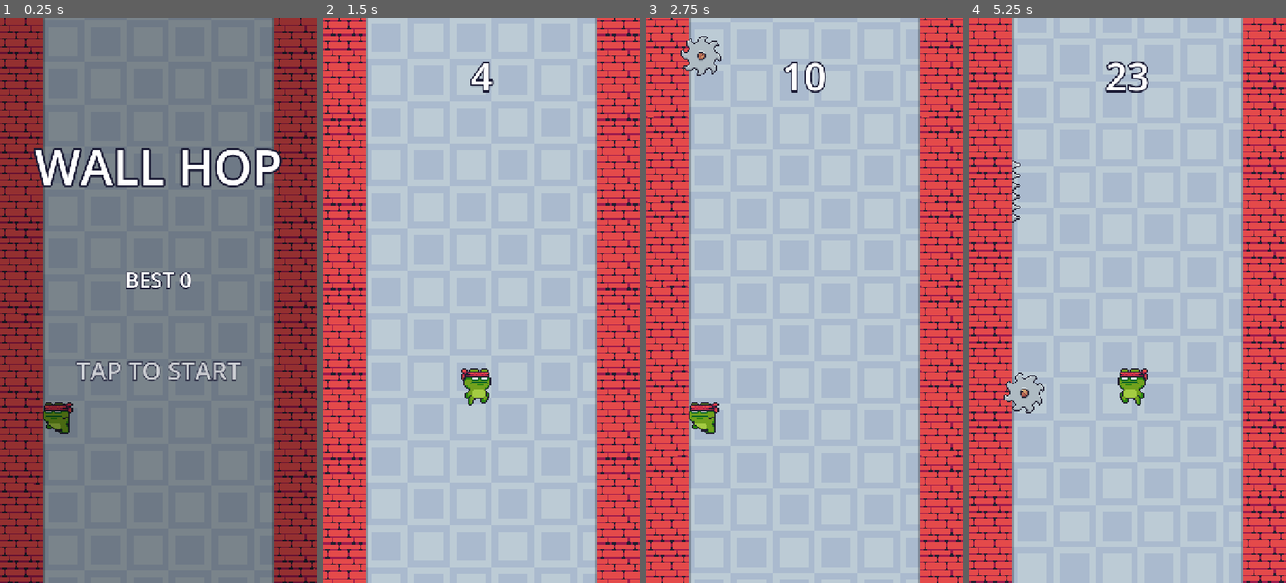
Above: before the commit, frames 1-4 (left to right).
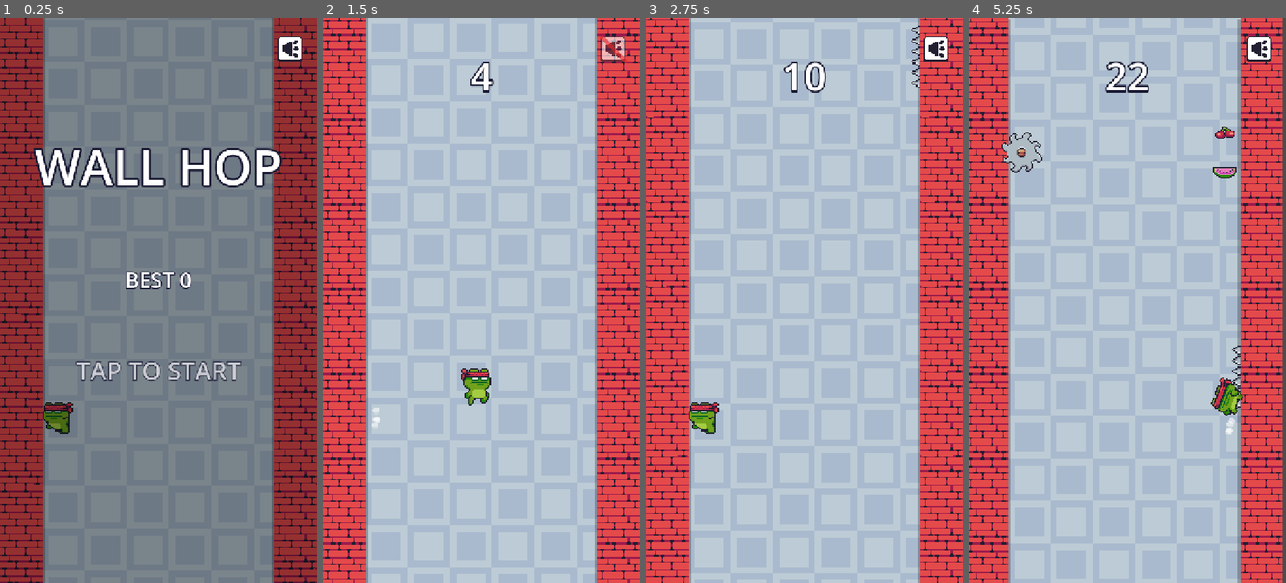
Above: after the commit, the same moments.

Repository: 1mlucas/WallHop
Game: Godot game, scene res://scenes/main.tscn
Same seed, same stepped clock (60 frames per second), same inputs: the game is played once before the commit and once after it.
Inputs (mouse positions are in pixels of both pictures, inside the frame that each line leads up to):
- Up to frame 1 (0.25 s): no input
- Up to frame 2 (1.5 s): tap Enter at 0.5, 0.8, 1.35 s; move the mouse to (551, 272) at 0.52 s; tap M at 0.6 s; click (551, 272) at 0.67 s; tap Space at 0.77, 1.07 s; move the mouse to (418, 328) at 1.27 s; click (418, 328) at 1.42 s
- Up to frame 3 (2.75 s): tap Space at 1.52, 1.55, 1.82, 2.1 s; move the mouse to (836, 176) at 2.02 s; click (836, 176) at 2.17 s; tap M at 2.3 s
- Up to frame 4 (5.25 s): move the mouse to (1111, 413) at 2.77 s; tap M at 2.85, 4.35 s; click (1111, 413) at 2.92 s; tap Space at 3.02, 3.32, 3.77, 3.8, 4.07, 4.52, 4.82 s; tap Enter at 3.05, 3.6, 5.1 s; move the mouse to (1222, 385) at 3.52 s; click (1222, 385) at 3.67 s; move the mouse to (1032, 215) at 4.27 s; click (1032, 215) at 4.42 s; move the mouse to (1143, 300) at 5.02 s; click (1143, 300) at 5.17 s

The runs differ from the first frame. In frame 1, 0.3% of the frame differs, in the area x 87-96%, y 3-8%; in frame 2, 0.4%; in frame 3, 0.7%; in frame 4, 18%, in the area x 0-100%, y 0-100%.

Commit message:
feat: five zones with sliding saws, fire jets and swinging balls
- zones.gd: zone table with looks and weighted spawn patterns
- hazard.gd: shared scrolling node with motion and capsule hit shape
- main.gd: zone banner and background crossfade, breather between zones,
  fruit combo (x1-x5), landing dust, mute button (saved)

Co-Authored-By: Claude Opus 5.5 <noreply@anthropic.com>

Diff:
--- /dev/null
+++ b/scripts/hazard.gd
@@ -0,0 +1,78 @@
+extends Node2D
+## One scrolling object in the world: a hazard or a fruit.
+## Hit shape: a vertical capsule around hit_center() with radius `r` and half height `half_len`.
+
+enum Motion { NONE, SLIDE, SWING, FIRE }
+
+const FIRE_PERIOD := 2.4
+const FIRE_WARN := 0.35 # flicker time before burning; longer than a hop (0.28 s)
+const FIRE_BURN := 0.85
+
+var kind := "" # saw, spike, fire, ball, fruit
+var r := 0.0
+var half_len := 0.0
+var motion: Motion = Motion.NONE
+var body: Node2D # the part that moves and gets hit
+var hit_offset := Vector2.ZERO
+var amp := 0.0 # SLIDE: pixels, SWING: radians
+var period := 1.0
+var phase := 0.0 # seconds added to the clock
+var length := 0.0 # SWING: chain length
+var chain: Array[Node2D] = []
+var flames: Array[AnimatedSprite2D] = []
+var burning := false
+var passed := false # fruit: already went below the player
+var clock := 0.0
+
+
+## Moves the object down by `dy` and advances its own animation.
+func tick(delta: float, dy: float) -> void:
+	position.y += dy
+	clock += delta
+	var c := clock + phase
+	match motion:
+		Motion.SLIDE:
+			body.position.y = sin(TAU * c / period) * amp
+		Motion.SWING:
+			var a := sin(TAU * c / period) * amp
+			var dir := Vector2(sin(a), cos(a))
+			body.position = dir * length
+			for i in chain.size():
+				chain[i].position = dir * length * float(i + 1) / float(chain.size() + 1)
+		Motion.FIRE:
+			_update_fire(fposmod(c, FIRE_PERIOD))
+
+
+func _update_fire(t: float) -> void:
+	var anim := &"off"
+	if t < FIRE_WARN:
+		anim = &"warn"
+	elif t < FIRE_WARN + FIRE_BURN:
+		anim = &"on"
+	burning = anim == &"on"
+	for f in flames:
+		if f.animation != anim:
+			f.play(anim)
+
+
+func hit_center() -> Vector2:
+	var p := position + hit_offset
+	if body:
+		p += body.position
+	return p
+
+
+func is_deadly() -> bool:
+	if kind == "fruit":
+		return false
+	if motion == Motion.FIRE:
+		return burning
+	return true
+
+
+func touches(p: Vector2, pr: float) -> bool:
+	var c := hit_center()
+	var dx := p.x - c.x
+	var dy := maxf(0.0, absf(p.y - c.y) - half_len)
+	var rr := r + pr
+	return dx * dx + dy * dy < rr * rr
--- a/scripts/main.gd
+++ b/scripts/main.gd
@@ -1,8 +1,10 @@
 extends Node2D
-## Wall Hop - v0.1
-## Tap to hop to the opposite wall. Dodge saws and spikes, grab fruit.
+## Wall Hop - v0.2
+## Tap to hop to the opposite wall. Dodge hazards, grab fruit, travel through zones.
 
 const Art := preload("res://scripts/art.gd")
+const Zones := preload("res://scripts/zones.gd")
+const Hazard := preload("res://scripts/hazard.gd")
 
 enum Mode { TITLE, PLAY, DEAD }
 
@@ -20,10 +22,16 @@
 const FLY_TIME := 0.28
 const ARC := 70.0
 const PLAYER_R := 24.0
+const BASE_SPEED := 280.0
+const MAX_EXTRA_SPEED := 260.0
+const BREATHER := 450.0 # empty space after a zone change
+const FRUIT_POINTS := 5
+const MAX_COMBO := 5
 const SAVE_PATH := "user://wallhop.cfg"
 
 const FRUITS := ["apple", "bananas", "cherries", "kiwi", "melon", "orange", "pineapple", "strawberry"]
 const SFX_NAMES := ["jump", "wall_jump", "fruit", "hit", "click", "highscore"]
+const MUTE_RECT := Rect2(W - 100.0, 30.0, 80.0, 80.0)
 
 var mode: Mode = Mode.TITLE
 var flying := false
@@ -38,31 +46,52 @@
 var scroll := 0.0
 var bg_scroll := 0.0
 var since_row := 0.0
-var fruit_count := 0
+var zone := 0
+var combo := 0
+var fruit_points := 0
 var score := 0
 var best := 0
+var best_zone := 0
+var muted := false
 var shake := 0.0
 var dead_vel := 0.0
 var tap_lock_until := 0
+## Test hook: when true, hits are counted instead of killing the player.
+var god_mode := false
+var god_hits := 0
 
 var bg: TextureRect
+var bg_next: TextureRect
 var wall_l: TextureRect
 var wall_r: TextureRect
 var world: Node2D
+var fx: Node2D
 var player: AnimatedSprite2D
 
 var saw_frames: SpriteFrames
 var collected_frames: SpriteFrames
+var fire_frames: SpriteFrames
 var fruit_frames := {}
 var spike_tex: Texture2D
+var saw_chain_tex: Texture2D
+var ball_tex: Texture2D
+var ball_chain_tex: Texture2D
+var dust_tex: Texture2D
+var bg_textures := {}
 
 var dim: ColorRect
 var score_label: Label
+var combo_label: Label
 var title_label: Label
 var tap_label: Label
 var best_label: Label
 var over_label: Label
 var result_label: Label
+var zone_label: Label
+var banner_small: Label
+var banner_big: Label
+var mute_btn: TextureRect
+var mute_slash: ColorRect
 
 var sfx := {}
 var music: AudioStreamPlayer
@@ -77,9 +106,12 @@
 	_build_background()
 	world = Node2D.new()
 	add_child(world)
+	fx = Node2D.new()
+	add_child(fx)
 	_build_player()
 	_build_ui()
 	_build_audio()
+	_apply_mute()
 	_show_title()
 
 
@@ -88,9 +120,20 @@
 func _build_art() -> void:
 	saw_frames = Art.build({"spin": {"path": "res://assets/art/saw.png", "w": 38, "h": 38, "fps": 20.0}})
 	collected_frames = Art.build({"pop": {"path": "res://assets/art/collected.png", "w": 32, "h": 32, "fps": 20.0, "loop": false}})
+	fire_frames = Art.build({
+		"off": {"path": "res://assets/art/fire_off.png", "w": 16, "h": 32, "fps": 1.0},
+		"warn": {"path": "res://assets/art/fire_warn.png", "w": 16, "h": 32, "fps": 16.0},
+		"on": {"path": "res://assets/art/fire_on.png", "w": 16, "h": 32, "fps": 14.0},
+	})
 	for f: String in FRUITS:
 		fruit_frames[f] = Art.build({"spin": {"path": "res://assets/art/fruit_%s.png" % f, "w": 32, "h": 32, "fps": 20.0}})
 	spike_tex = load("res://assets/art/spikes.png")
+	saw_chain_tex = load("res://assets/art/saw_chain.png")
+	ball_tex = load("res://assets/art/spiked_ball.png")
+	ball_chain_tex = load("res://assets/art/ball_chain.png")
+	dust_tex = load("res://assets/art/dust.png")
+	for z: Dictionary in Zones.LIST:
+		bg_textures[z["bg"]] = load(z["bg"])
 
 
 func _tiled(path: String, size_px: Vector2) -> TextureRect:
@@ -107,6 +150,9 @@
 func _build_background() -> void:
 	bg = _tiled("res://assets/art/bg_blue.png", Vector2(W, H + 64.0 * S))
 	add_child(bg)
+	bg_next = _tiled("res://assets/art/bg_blue.png", Vector2(W, H + 64.0 * S))
+	bg_next.modulate.a = 0.0
+	add_child(bg_next)
 	wall_l = _tiled("res://assets/art/brick.png", Vector2(WALL_W, H + TILE * 2.0))
 	wall_r = _tiled("res://assets/art/brick.png", Vector2(WALL_W, H + TILE * 2.0))
 	wall_r.position.x = W - WALL_W
@@ -158,11 +204,34 @@
 	dim.mouse_filter = Control.MOUSE_FILTER_IGNORE
 	layer.add_child(dim)
 	score_label = _make_label(layer, "0", 88, 70.0)
+	combo_label = _make_label(layer, "", 40, 185.0)
+	combo_label.add_theme_color_override("font_color", Color(1, 0.85, 0.3))
 	title_label = _make_label(layer, "WALL HOP", 110, 260.0)
 	tap_label = _make_label(layer, "TAP TO START", 56, 760.0)
 	best_label = _make_label(layer, "BEST 0", 48, 560.0)
+	zone_label = _make_label(layer, "", 36, 630.0)
 	over_label = _make_label(layer, "GAME OVER", 96, 330.0)
 	result_label = _make_label(layer, "SCORE 0", 64, 470.0)
+	banner_small = _make_label(layer, "", 40, 330.0)
+	banner_big = _make_label(layer, "", 84, 380.0)
+	banner_small.modulate.a = 0.0
+	banner_big.modulate.a = 0.0
+
+	mute_btn = TextureRect.new()
+	mute_btn.texture = load("res://assets/art/btn_volume.png")
+	mute_btn.scale = Vector2(S, S)
+	mute_btn.position = MUTE_RECT.position + Vector2(8, 8)
+	mute_btn.mouse_filter = Control.MOUSE_FILTER_IGNORE
+	layer.add_child(mute_btn)
+	mute_slash = ColorRect.new()
+	mute_slash.color = Color(0.9, 0.15, 0.15)
+	mute_slash.size = Vector2(28, 3)
+	mute_slash.pivot_offset = Vector2(14, 1.5)
+	mute_slash.position = Vector2(-3.5, 9.5)
+	mute_slash.rotation_degrees = 45.0
+	mute_slash.mouse_filter = Control.MOUSE_FILTER_IGNORE
+	mute_btn.add_child(mute_slash)
+
 	var blink := create_tween().set_loops()
 	blink.tween_property(tap_label, "modulate:a", 0.25, 0.6)
 	blink.tween_property(tap_label, "modulate:a", 1.0, 0.6)
@@ -197,26 +266,52 @@
 		music.play()
 
 
+func _apply_mute() -> void:
+	AudioServer.set_bus_mute(AudioServer.get_bus_index("Master"), muted)
+	mute_slash.visible = muted
+	mute_btn.modulate.a = 0.6 if muted else 1.0
+
+
+func _toggle_mute() -> void:
+	muted = not muted
+	_apply_mute()
+	_save()
+	if not muted:
+		_sfx("click")
+
+
 # ---------------------------------------------------------------- save
 
 func _load_save() -> void:
 	var cfg := ConfigFile.new()
 	if cfg.load(SAVE_PATH) == OK:
 		best = int(cfg.get_value("game", "best", 0))
+		best_zone = int(cfg.get_value("game", "best_zone", 0))
+		muted = bool(cfg.get_value("settings", "muted", false))
 
 
 func _save() -> void:
+	if god_mode:
+		return
 	var cfg := ConfigFile.new()
 	cfg.set_value("game", "best", best)
+	cfg.set_value("game", "best_zone", best_zone)
+	cfg.set_value("settings", "muted", muted)
 	cfg.save(SAVE_PATH)
 
 
 # ---------------------------------------------------------------- flow
+
+func _zone_title(z: int) -> String:
+	return "ZONE %d - %s" % [z + 1, Zones.LIST[z]["name"]]
+
 
 func _show_title() -> void:
 	mode = Mode.TITLE
 	_reset_player()
+	_enter_zone(0, true)
 	score_label.visible = false
+	combo_label.visible = false
 	dim.visible = true
 	title_label.visible = true
 	tap_label.text = "TAP TO START"
@@ -224,6 +319,8 @@
 	best_label.text = "BEST %d" % best
 	best_label.position.y = 560.0
 	best_label.visible = true
+	zone_label.text = "FURTHEST: %s" % _zone_title(best_zone) if best > 0 else ""
+	zone_label.visible = true
 	over_label.visible = false
 	result_label.visible = false
 	_play_music(music_title)
@@ -233,20 +330,26 @@
 	_sfx("click")
 	for c in world.get_children():
 		c.queue_free()
+	for c in fx.get_children():
+		c.queue_free()
 	distance = 0.0
 	since_row = 0.0
-	fruit_count = 0
+	combo = 0
+	fruit_points = 0
 	score = 0
-	speed = 280.0
+	speed = BASE_SPEED
 	buffered = false
 	_reset_player()
+	_enter_zone(0, true)
 	mode = Mode.PLAY
 	score_label.text = "0"
 	score_label.visible = true
+	combo_label.visible = false
 	dim.visible = false
 	title_label.visible = false
 	tap_label.visible = false
 	best_label.visible = false
+	zone_label.visible = false
 	over_label.visible = false
 	result_label.visible = false
 	_play_music(music_level)
@@ -261,7 +364,52 @@
 	player.play("wall")
 
 
+## Switches the look and hazard mix. `instant` skips the banner and breather.
+func _enter_zone(z: int, instant: bool) -> void:
+	zone = z
+	var data: Dictionary = Zones.LIST[z]
+	var tex: Texture2D = bg_textures[data["bg"]]
+	var bg_tint: Color = data["bg_tint"]
+	var wall_tint: Color = data["wall_tint"]
+	if instant:
+		bg.texture = tex
+		bg.modulate = bg_tint
+		bg_next.modulate.a = 0.0
+		wall_l.modulate = wall_tint
+		wall_r.modulate = wall_tint
+		return
+	since_row = -BREATHER
+	bg_next.texture = tex
+	bg_next.modulate = Color(bg_tint, 0.0)
+	var tw := create_tween().set_parallel()
+	tw.tween_property(bg_next, "modulate:a", 1.0, 0.8)
+	tw.tween_property(wall_l, "modulate", wall_tint, 0.8)
+	tw.tween_property(wall_r, "modulate", wall_tint, 0.8)
+	tw.chain().tween_callback(_finish_bg_swap.bind(tex, bg_tint))
+	_show_banner("ZONE %d" % (z + 1), data["name"])
+	_sfx("highscore")
+
+
+func _finish_bg_swap(tex: Texture2D, tint: Color) -> void:
+	bg.texture = tex
+	bg.modulate = tint
+	bg_next.modulate.a = 0.0
+
+
+func _show_banner(small: String, big: String) -> void:
+	banner_small.text = small
+	banner_big.text = big
+	for l: Label in [banner_small, banner_big]:
+		var tw := create_tween()
+		tw.tween_property(l, "modulate:a", 1.0, 0.25)
+		tw.tween_interval(1.3)
+		tw.tween_property(l, "modulate:a", 0.0, 0.4)
+
+
 func _die() -> void:
+	if god_mode:
+		god_hits += 1
+		return
 	mode = Mode.DEAD
 	flying = false
 	player.play("hit")
@@ -273,7 +421,8 @@
 	var is_best := score > best
 	if is_best:
 		best = score
-		_save()
+	best_zone = maxi(best_zone, zone)
+	_save()
 	get_tree().create_timer(0.7).timeout.connect(_show_game_over.bind(is_best))
 
 
@@ -281,12 +430,15 @@
 	if mode != Mode.DEAD:
 		return
 	dim.visible = true
+	combo_label.visible = false
 	over_label.visible = true
 	result_label.text = "SCORE %d" % score
 	result_label.visible = true
 	best_label.text = "NEW BEST!" if is_best else "BEST %d" % best
 	best_label.position.y = 580.0
 	best_label.visible = true
+	zone_label.text = "REACHED %s" % _zone_title(zone)
+	zone_label.visible = true
 	tap_label.text = "TAP TO RETRY"
 	tap_label.position.y = 780.0
 	tap_label.visible = true
@@ -300,10 +452,19 @@
 	var pressed := false
 	if event is InputEventMouseButton:
 		var mb := event as InputEventMouseButton
-		pressed = mb.pressed and mb.button_index == MOUSE_BUTTON_LEFT
+		if mb.pressed and mb.button_index == MOUSE_BUTTON_LEFT:
+			if MUTE_RECT.has_point(mb.position):
+				_toggle_mute()
+				get_viewport().set_input_as_handled()
+				return
+			pressed = true
 	elif event is InputEventKey:
 		var k := event as InputEventKey
-		pressed = k.pressed and not k.echo and (k.keycode == KEY_SPACE or k.keycode == KEY_ENTER)
+		if k.pressed and not k.echo:
+			if k.keycode == KEY_M:
+				_toggle_mute()
+				return
+			pressed = k.keycode == KEY_SPACE or k.keycode == KEY_ENTER
 	if pressed:
 		_on_tap()
 
@@ -343,6 +504,7 @@
 	player.flip_h = not on_left
 	player.play("wall")
 	_sfx("wall_jump")
+	_spawn_dust()
 	if buffered:
 		buffered = false
 		_begin_jump()
@@ -373,17 +535,28 @@
 
 
 func _apply_scroll() -> void:
-	bg.position.y = -64.0 * S + fmod(bg_scroll, 64.0 * S)
+	var y := -64.0 * S + fmod(bg_scroll, 64.0 * S)
+	bg.position.y = y
+	bg_next.position.y = y
 	wall_l.position.y = -TILE + fmod(scroll, TILE)
 	wall_r.position.y = wall_l.position.y
 
 
+func meters() -> float:
+	return distance / Zones.METERS_PX
+
+
 func _update_play(delta: float) -> void:
-	speed = 280.0 + minf(distance * 0.025, 260.0)
-	distance += speed * delta
+	speed = BASE_SPEED + minf(distance * 0.025, MAX_EXTRA_SPEED)
+	var dy := speed * delta
+	distance += dy
 	_scroll(speed, delta)
-	score = int(distance / 60.0) + fruit_count * 5
+	score = int(meters()) + fruit_points
 	score_label.text = str(score)
+
+	var z := Zones.index_at(meters())
+	if z != zone:
+		_enter_zone(z, false)
 
 	if flying:
 		fly_t += delta / FLY_TIME
@@ -395,28 +568,32 @@
 		if fly_t >= 1.0:
 			_land()
 
-	since_row += speed * delta
+	since_row += dy
 	var gap := lerpf(460.0, 340.0, clampf(distance / 20000.0, 0.0, 1.0))
 	if since_row >= gap:
-		since_row = 0.0
-		_spawn_row()
-
-	for o in world.get_children():
-		var n := o as Node2D
-		n.position.y += speed * delta
-		if n.position.y > H + 150.0:
-			n.queue_free()
+		since_row = -_spawn_pattern(Zones.pick_pattern(zone), -100.0)
+
+	for c in fx.get_children():
+		(c as Node2D).position.y += dy
+
+	for c in world.get_children():
+		var h := c as Hazard
+		if h.is_queued_for_deletion():
 			continue
-		var kind: String = n.get_meta("kind")
-		if kind == "fx":
+		h.tick(delta, dy)
+		if h.position.y > H + 400.0:
+			h.queue_free()
 			continue
-		var r: float = n.get_meta("r")
-		if player.position.distance_to(n.position) < r + PLAYER_R:
-			if kind == "fruit":
-				_collect(n)
-			else:
+		if h.kind == "fruit" and not h.passed and h.position.y > PLAYER_Y + 120.0:
+			h.passed = true
+			_break_combo()
+		if h.touches(player.position, PLAYER_R):
+			if h.kind == "fruit":
+				_collect(h)
+			elif h.is_deadly():
 				_die()
-				return
+				if mode != Mode.PLAY:
+					return
 
 
 func _update_dead(delta: float) -> void:
@@ -425,69 +602,225 @@
 	player.rotation += (9.0 if on_left else -9.0) * delta
 
 
+## For tests: which walls would kill a player holding them right now.
+func deadly_walls() -> Array[bool]:
+	var left := false
+	var right := false
+	for c in world.get_children():
+		var h := c as Hazard
+		if h.is_queued_for_deletion() or not h.is_deadly():
+			continue
+		left = left or h.touches(Vector2(CLING_L, PLAYER_Y), PLAYER_R)
+		right = right or h.touches(Vector2(CLING_R, PLAYER_Y), PLAYER_R)
+	return [left, right]
+
+
 # ---------------------------------------------------------------- spawning
 
-func _spawn_row() -> void:
+## Spawns one pattern with its lowest point at `y`. Returns the extra height it
+## uses above `y`, so the next row keeps a full gap after it.
+func _spawn_pattern(pattern: String, y: float) -> float:
 	var left := randf() < 0.5
-	var roll := randf()
-	var y := -100.0
-	if roll < 0.35:
-		_spawn_saw(left, y)
-	elif roll < 0.70:
-		_spawn_spikes(left, y)
-	else:
-		_spawn_fruit(left, y)
-		_spawn_fruit(left, y - 90.0)
-		if randf() < 0.5:
-			_spawn_saw(not left, y - 45.0)
-
-
-func _spawn_saw(left: bool, y: float) -> void:
+	match pattern:
+		"saw":
+			_spawn_saw(left, y)
+		"spikes":
+			_spawn_spikes(left, y)
+		"fruit":
+			_spawn_fruit(Vector2(_cling_x(left), y))
+			_spawn_fruit(Vector2(_cling_x(left), y - 90.0))
+			if randf() < 0.5:
+				_spawn_saw(not left, y - 45.0)
+			return 90.0
+		"saw_slide":
+			var amp := 100.0
+			_spawn_saw(left, y - amp, amp)
+			return amp * 2.0
+		"zigzag":
+			_spawn_saw(left, y)
+			_spawn_saw(not left, y - 300.0)
+			return 300.0
+		"fire":
+			_spawn_fire(left, y, randf() * Hazard.FIRE_PERIOD)
+			_spawn_fruit(Vector2(_cling_x(left), y))
+		"fire_dual":
+			var ph := randf() * Hazard.FIRE_PERIOD
+			_spawn_fire(true, y, ph)
+			_spawn_fire(false, y, ph + Hazard.FIRE_PERIOD * 0.5)
+		"ball":
+			_spawn_ball(y - 230.0)
+			return 230.0
+		"sky_fruit":
+			for i in 3:
+				_spawn_fruit(Vector2(W * 0.5 + (i - 1) * 90.0, y - absf(i - 1) * 30.0))
+			return 30.0
+		_:
+			push_error("Unknown pattern: %s" % pattern)
+	return 0.0
+
+
+func _cling_x(left: bool) -> float:
+	return CLING_L if left else CLING_R
+
+
+func _make_hazard(kind: String, pos: Vector2, r: float) -> Hazard:
+	var h := Hazard.new()
+	h.kind = kind
+	h.position = pos
+	h.r = r
+	world.add_child(h)
+	return h
+
+
+func _spawn_saw(left: bool, y: float, slide_amp: float = 0.0) -> void:
+	var x := (WALL_W + 30.0) if left else (W - WALL_W - 30.0)
+	var h := _make_hazard("saw", Vector2(x, y), 34.0)
+	if slide_amp > 0.0:
+		h.motion = Hazard.Motion.SLIDE
+		h.amp = slide_amp
+		h.period = randf_range(1.4, 1.9)
+		h.phase = randf() * h.period
+		var step := 24.0
+		var n := int(slide_amp * 2.0 / step)
+		for i in n + 1:
+			var dot := Sprite2D.new()
+			dot.texture = saw_chain_tex
+			dot.scale = Vector2(S, S)
+			dot.position = Vector2(0, -slide_amp + i * step)
+			h.add_child(dot)
 	var s := AnimatedSprite2D.new()
 	s.sprite_frames = saw_frames
 	s.scale = Vector2(2.4, 2.4)
-	var x := (WALL_W + 30.0) if left else (W - WALL_W - 30.0)
-	s.position = Vector2(x, y)
-	s.set_meta("kind", "saw")
-	s.set_meta("r", 34.0)
-	world.add_child(s)
 	s.play("spin")
+	h.add_child(s)
+	h.body = s
+	h.tick(0.0, 0.0)
 
 
 func _spawn_spikes(left: bool, y: float) -> void:
+	var x := (WALL_W + 24.0) if left else (W - WALL_W - 24.0)
+	var h := _make_hazard("spike", Vector2(x, y), 22.0)
+	h.half_len = TILE
 	for i in 3:
 		var sp := Sprite2D.new()
 		sp.texture = spike_tex
 		sp.scale = Vector2(S, S)
 		sp.rotation_degrees = 90.0 if left else -90.0
-		var x := (WALL_W + 24.0) if left else (W - WALL_W - 24.0)
-		sp.position = Vector2(x, y + (i - 1) * TILE)
-		sp.set_meta("kind", "spike")
-		sp.set_meta("r", 22.0)
-		world.add_child(sp)
-
-
-func _spawn_fruit(left: bool, y: float) -> void:
+		sp.position = Vector2(0, (i - 1) * TILE)
+		h.add_child(sp)
+
+
+func _spawn_fire(left: bool, y: float, phase: float) -> void:
+	var x := (WALL_W + 24.0) if left else (W - WALL_W - 24.0)
+	var h := _make_hazard("fire", Vector2(x, y), 22.0)
+	h.motion = Hazard.Motion.FIRE
+	h.half_len = TILE
+	h.hit_offset = Vector2(24.0 if left else -24.0, 0)
+	h.phase = phase
+	for i in 3:
+		var f := AnimatedSprite2D.new()
+		f.sprite_frames = fire_frames
+		f.scale = Vector2(S, S)
+		f.rotation_degrees = 90.0 if left else -90.0
+		f.position = Vector2(0, (i - 1) * TILE)
+		h.add_child(f)
+		h.flames.append(f)
+	h.tick(0.0, 0.0)
+
+
+func _spawn_ball(y: float) -> void:
+	var h := _make_hazard("ball", Vector2(W * 0.5, y), 30.0)
+	h.motion = Hazard.Motion.SWING
+	h.length = 190.0
+	h.amp = deg_to_rad(50.0)
+	h.period = randf_range(1.6, 2.1)
+	h.phase = randf() * h.period
+	var anchor := Sprite2D.new()
+	anchor.texture = ball_chain_tex
+	anchor.scale = Vector2(S, S)
+	h.add_child(anchor)
+	for i in 6:
+		var link := Sprite2D.new()
+		link.texture = ball_chain_tex
+		link.scale = Vector2(S, S)
+		h.add_child(link)
+		h.chain.append(link)
+	var b := Sprite2D.new()
+	b.texture = ball_tex
+	b.scale = Vector2(2.4, 2.4)
+	h.add_child(b)
+	h.body = b
+	h.tick(0.0, 0.0)
+
+
+func _spawn_fruit(pos: Vector2) -> void:
 	var key: String = FRUITS.pick_random()
+	var h := _make_hazard("fruit", pos, 34.0)
 	var f := AnimatedSprite2D.new()
 	f.sprite_frames = fruit_frames[key]
 	f.scale = Vector2(2.5, 2.5)
-	f.position = Vector2(CLING_L if left else CLING_R, y)
-	f.set_meta("kind", "fruit")
-	f.set_meta("r", 34.0)
-	world.add_child(f)
 	f.play("spin")
-
-
-func _collect(fruit: Node2D) -> void:
-	fruit_count += 1
+	h.add_child(f)
+
+
+# ---------------------------------------------------------------- fruit and effects
+
+func _collect(fruit: Hazard) -> void:
+	combo = mini(combo + 1, MAX_COMBO)
+	var pts := FRUIT_POINTS * combo
+	fruit_points += pts
 	_sfx("fruit")
-	var fx := AnimatedSprite2D.new()
-	fx.sprite_frames = collected_frames
-	fx.scale = Vector2(2.5, 2.5)
-	fx.position = fruit.position
-	fx.set_meta("kind", "fx")
-	world.add_child(fx)
-	fx.play("pop")
-	fx.animation_finished.connect(fx.queue_free)
+	var pop := AnimatedSprite2D.new()
+	pop.sprite_frames = collected_frames
+	pop.scale = Vector2(2.5, 2.5)
+	pop.position = fruit.position
+	fx.add_child(pop)
+	pop.play("pop")
+	pop.animation_finished.connect(pop.queue_free)
+	_float_text("+%d" % pts, fruit.position)
+	if combo >= 2:
+		combo_label.text = "COMBO x%d" % combo
+		combo_label.visible = true
 	fruit.queue_free()
+
+
+func _break_combo() -> void:
+	combo = 0
+	combo_label.visible = false
+
+
+func _float_text(text: String, pos: Vector2) -> void:
+	var holder := Node2D.new()
+	holder.position = pos
+	fx.add_child(holder)
+	var l := Label.new()
+	l.text = text
+	l.position = Vector2(-60, -60)
+	l.custom_minimum_size = Vector2(120, 0)
+	l.horizontal_alignment = HORIZONTAL_ALIGNMENT_CENTER
+	l.add_theme_font_size_override("font_size", 36)
+	l.add_theme_color_override("font_color", Color(1, 0.9, 0.4))
+	l.add_theme_color_override("font_outline_color", Color(0.1, 0.1, 0.2))
+	l.add_theme_constant_override("outline_size", 6)
+	holder.add_child(l)
+	var tw := holder.create_tween().set_parallel()
+	tw.tween_property(l, "position:y", -130.0, 0.6)
+	tw.tween_property(l, "modulate:a", 0.0, 0.6).set_delay(0.2)
+	tw.chain().tween_callback(holder.queue_free)
+
+
+func _spawn_dust() -> void:
+	var side := -1.0 if on_left else 1.0
+	var origin := Vector2(player.position.x + side * 30.0, PLAYER_Y + 20.0)
+	for i in 4:
+		var d := Sprite2D.new()
+		d.texture = dust_tex
+		d.scale = Vector2(1.5, 1.5)
+		d.position = origin + Vector2(0, randf_range(-20.0, 20.0))
+		fx.add_child(d)
+		var target := d.position + Vector2(-side * randf_range(20.0, 50.0), randf_range(-40.0, 10.0))
+		var tw := d.create_tween().set_parallel()
+		tw.tween_property(d, "position", target, 0.35)
+		tw.tween_property(d, "scale", Vector2(2.5, 2.5), 0.35)
+		tw.tween_property(d, "modulate:a", 0.0, 0.35)
+		tw.chain().tween_callback(d.queue_free)
--- /dev/null
+++ b/scripts/zones.gd
@@ -0,0 +1,71 @@
+extends RefCounted
+## Zone table. A run passes through these in order; the last one is endless.
+## "patterns" maps a spawn pattern name (see main.gd _spawn_pattern) to its weight.
+
+const METERS_PX := 60.0
+
+const LIST: Array[Dictionary] = [
+	{
+		"name": "MEADOW",
+		"start_m": 0,
+		"bg": "res://assets/art/bg_blue.png",
+		"bg_tint": Color(1, 1, 1),
+		"wall_tint": Color(1, 1, 1),
+		"patterns": {"saw": 3, "spikes": 3, "fruit": 3},
+	},
+	{
+		"name": "SAW MILL",
+		"start_m": 80,
+		"bg": "res://assets/art/bg_green.png",
+		"bg_tint": Color(1, 1, 1),
+		"wall_tint": Color(0.85, 0.95, 0.85),
+		"patterns": {"saw": 2, "spikes": 1, "fruit": 2, "saw_slide": 4, "zigzag": 2},
+	},
+	{
+		"name": "HOT FORGE",
+		"start_m": 180,
+		"bg": "res://assets/art/bg_brown.png",
+		"bg_tint": Color(1, 0.9, 0.85),
+		"wall_tint": Color(1, 0.8, 0.7),
+		"patterns": {"spikes": 2, "fruit": 1, "saw_slide": 1, "fire": 3, "fire_dual": 3},
+	},
+	{
+		"name": "SKY GARDEN",
+		"start_m": 300,
+		"bg": "res://assets/art/bg_purple.png",
+		"bg_tint": Color(1, 1, 1),
+		"wall_tint": Color(0.9, 0.85, 1),
+		"patterns": {"saw": 1, "fruit": 1, "zigzag": 2, "saw_slide": 1, "ball": 4, "sky_fruit": 2},
+	},
+	{
+		"name": "NIGHT TOWER",
+		"start_m": 450,
+		"bg": "res://assets/art/bg_gray.png",
+		"bg_tint": Color(0.55, 0.6, 0.8),
+		"wall_tint": Color(0.6, 0.65, 0.85),
+		"patterns": {"saw": 1, "spikes": 1, "fruit": 1, "saw_slide": 2, "zigzag": 2, "fire": 1, "fire_dual": 2, "ball": 2, "sky_fruit": 1},
+	},
+]
+
+
+## Index of the zone for a distance in meters.
+static func index_at(meters: float) -> int:
+	var idx := 0
+	for i in LIST.size():
+		if meters >= float(LIST[i]["start_m"]):
+			idx = i
+	return idx
+
+
+## Picks a pattern name using the zone's weights.
+static func pick_pattern(zone: int) -> String:
+	var weights: Dictionary = LIST[zone]["patterns"]
+	var total := 0
+	for k: String in weights:
+		total += int(weights[k])
+	var roll := randi() % total
+	for k: String in weights:
+		roll -= int(weights[k])
+		if roll < 0:
+			return k
+	return weights.keys()[0]
Not shown, added: scripts/hazard.gd.uid
Not shown, added: scripts/zones.gd.uid
